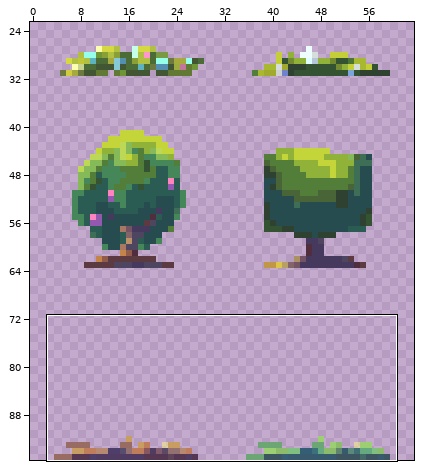
Sprite sheet: Assets/Sprites/Nature/flower.png. Above, an overview of the earlier version with the close-up marked.
Close-up. Earlier state:
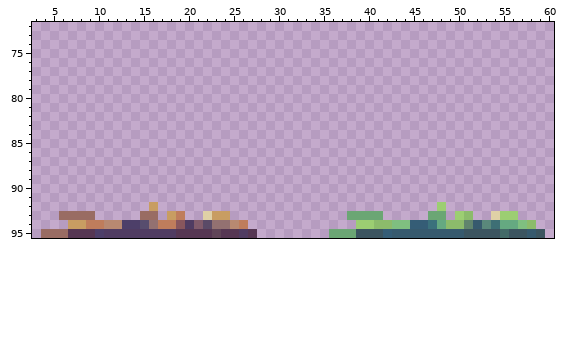
The file is 64x96 pixels. Colours within 5 levels of each other are drawn and written as one. Shown: x 3..60, y 72..95. The wide view leaves out empty margins. The commit also changed other parts of the picture, which this record leaves out.
Once edited:
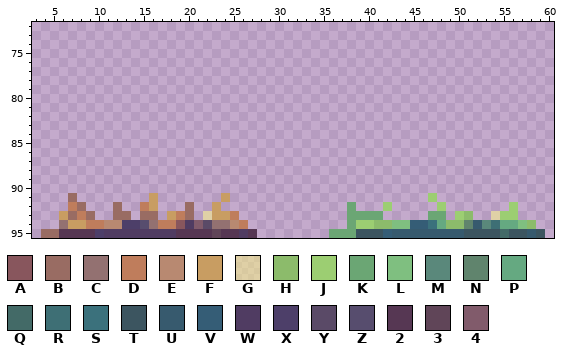
Palette (. is transparent): A #88565d  B #996c63  C #937171  D #bf7d5c  E #b88971  F #c89d62  G #fffd7a76  H #8cbb6b  J #9cce72  K #6ba674  L #7fbf80  M #5a887b  N #60846d  P #65a981  Q #436a67  R #3e6f75  S #3b717c  T #3c5560  U #375a6e  V #355d76  W #503c62  X #4d3f69  Y #5a4a67  Z #574d6e  2 #563753  3 #604558  4 #815b6b
From old to new:
Colour B becomes colour 2 in row 95 at x 6.
The author put colour B in row 91 at x 7; in row 92 at x 8, 12 and 20; in row 93 at x 12 to 13 and 20.
The author put colour C in row 94 at x 6.
The author put colour D in row 92 at x 7 and 15; in row 93 at x 25.
Colour B becomes colour D in row 93 at x 8.
The author put colour F in row 91 at x 16 and 24; in row 92 at x 23.
Colour B becomes colour F in row 93 at x 6.
The author put colour J in row 91 at x 47; in row 92 at x 42 and 56.
The author put colour K in row 92 at x 38; in row 94 at x 38.
